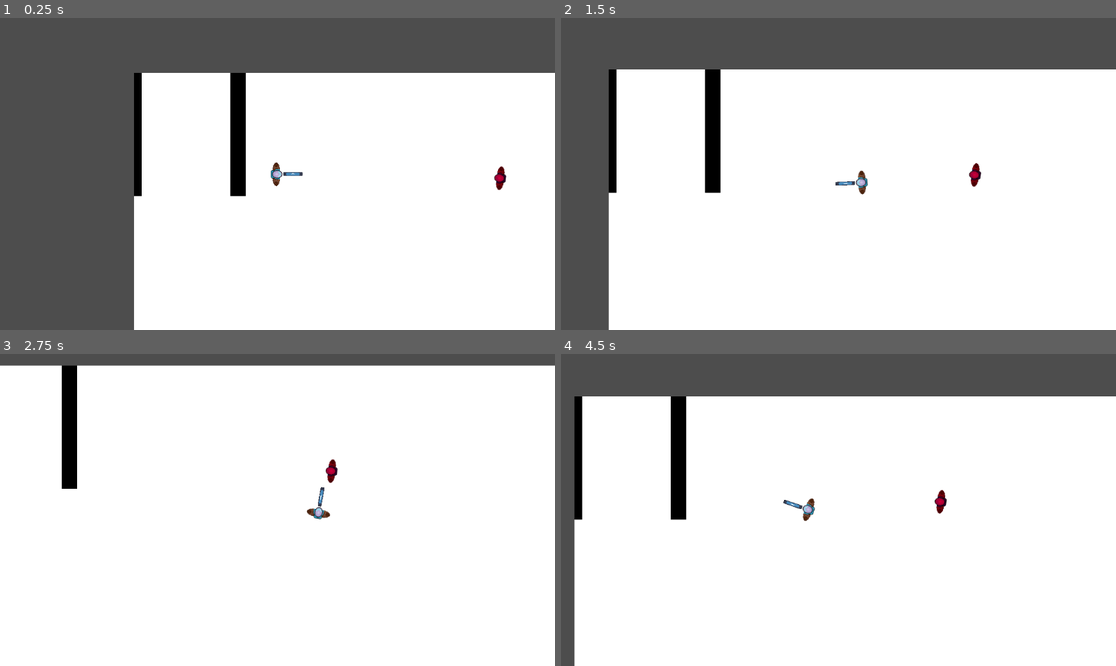
Above: before the commit, frames 1-4 (two rows, left to right).
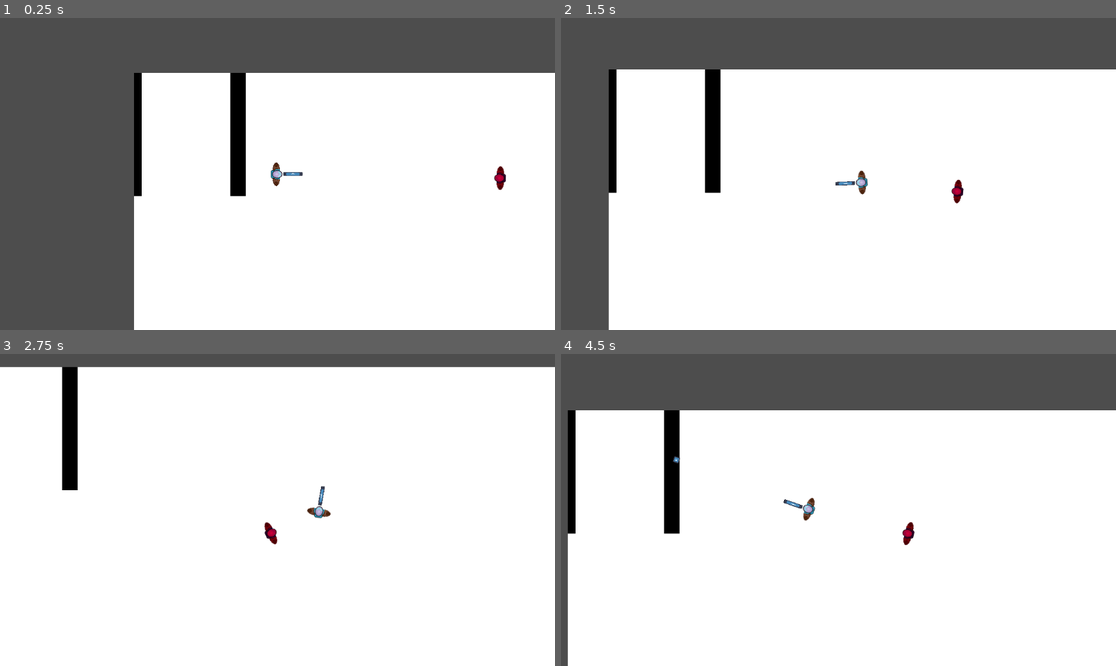
Above: after the commit, the same moments.

Repository: LurkenW/heistrouglite
Game: Godot game, scene res://scenes/bankTemp.tscn
The game is run twice, just before and just after one commit, with the same random seed, the same clock (stepped at 60 frames per second) and the same inputs. The engine's default icon, where the game draws it, is replaced by a stand-in: a white triangle on a blue panel in a dark square.
Inputs (mouse positions are in pixels of both pictures, inside the frame that each line leads up to):
- Up to frame 1 (0.25 s): no input
- Up to frame 2 (1.5 s): tap Enter at 0.5 s; move the mouse to (960, 158) at 0.52 s; hold D (move_right) 0.53-1.28 s; hold Shift (player_sprint_shift) 0.53-1.28 s; click (960, 158) at 0.67 s; move the mouse to (727, 189) at 1.27 s; hold S (move_down) from 1.28 s (still down); click (727, 189) at 1.35 s
- Up to frame 3 (2.75 s): move the mouse to (333, 441) at 2.02 s; release S (move_down) at 2.03 s; hold D (move_right) from 2.03 s (still down); hold Shift (player_sprint_shift) from 2.03 s (still down)
- Up to frame 4 (4.5 s): move the mouse to (810, 572) at 2.77 s; release D (move_right) at 2.78 s; release Shift (player_sprint_shift) at 2.78 s; hold W (move_up) 2.78-3.53 s; click (810, 572) at 2.85 s; move the mouse to (1005, 556) at 3.52 s; hold Shift (player_sprint_shift) 3.53-4.28 s; hold A (move_left) from 3.53 s (still down); move the mouse to (672, 463) at 4.27 s; click (672, 463) at 4.35 s

The runs differ from the first frame. In frame 1, less than 0.1% of the frame differs, in the area x 88-92%, y 47-56%; in frame 2, 0.2%; in frame 3, 1.2%; in frame 4, 7.3%, in the area x 1-100%, y 13-100%.

Commit message:
Updated Enemy Behaviour
The enemy is now able to strafe around and will randomly decide how to approach their target.

Diff:
--- a/heist_game/scripts/enemy.gd
+++ b/heist_game/scripts/enemy.gd
@@ -1,21 +1,63 @@
 extends CharacterBody2D
 
-@onready var target = get_node("/root/root/CharacterBody2D")
+@onready var target_player = get_node("/root/root/CharacterBody2D")
 
-const SPEED = 50.0
+var SPEED = 100.0
 var health = 100
+var movement_delay = 1.0
+var movement_timer: Timer
+
+func _ready() -> void:
+	movement_timer = Timer.new()
+	add_child(movement_timer)
+	movement_timer.wait_time = movement_delay
+	movement_timer.timeout.connect(_on_timer_timeout)
+	movement_timer.name = "MovementTimer"
+	movement_timer.start()
 
 func _physics_process(delta: float) -> void:
-#	if target != null:
-#		_move_to_target(target)
-	pass
+	if (self.global_position.distance_to(target_player.global_position) < 100):
+		SPEED = 50
+	else:
+		SPEED = 100
+	look_at(target_player.global_position)
+	move_and_slide()
+
+func _on_timer_timeout():
+	movement_timer.wait_time = movement_delay
+	make_movement_decision(target_player)
+
+func make_movement_decision(target):
+	if (self.global_position.distance_to(target_player.global_position) < 100):
+		movement_delay = 0.5
+		_move_to_target(target)
+	else:
+		var rng = randi_range(0,2)
+		match rng:
+			0:
+				movement_delay = 1.0
+				_move_to_target(target)
+			1:
+				movement_delay = 1.0
+				strafe_target_right(target)
+			2:
+				movement_delay = 1.0
+				strafe_target_left(target)
 
 	#Calculates porition of target and movees towards them
 func _move_to_target(target):
 	var direction = global_position.direction_to(target.global_position)
 	velocity = direction * SPEED
-	look_at(target.global_position)
-	move_and_slide()
+
+func strafe_target_right(target):
+	var direction = global_position.direction_to(target.global_position)
+	direction = direction.rotated(PI/4)
+	velocity = direction * SPEED
+
+func strafe_target_left(target):
+	var direction = global_position.direction_to(target.global_position)
+	direction = direction.rotated(-PI/4)
+	velocity = direction * SPEED
 
 func takeDamage(incoming_damage):
 	health -= incoming_damage
Not shown, added: heist_game/scenes/ene5ED.tmp
